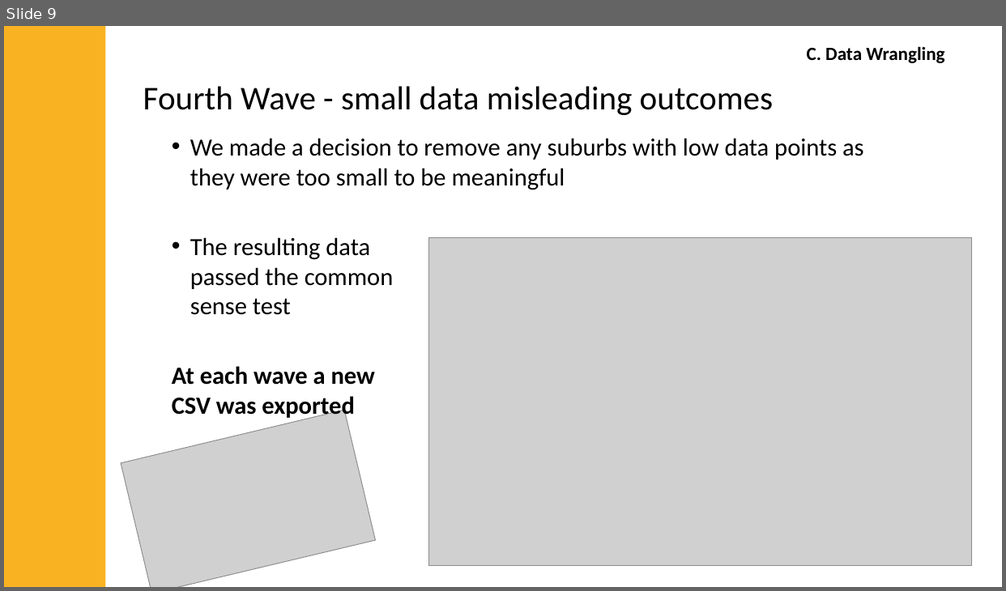
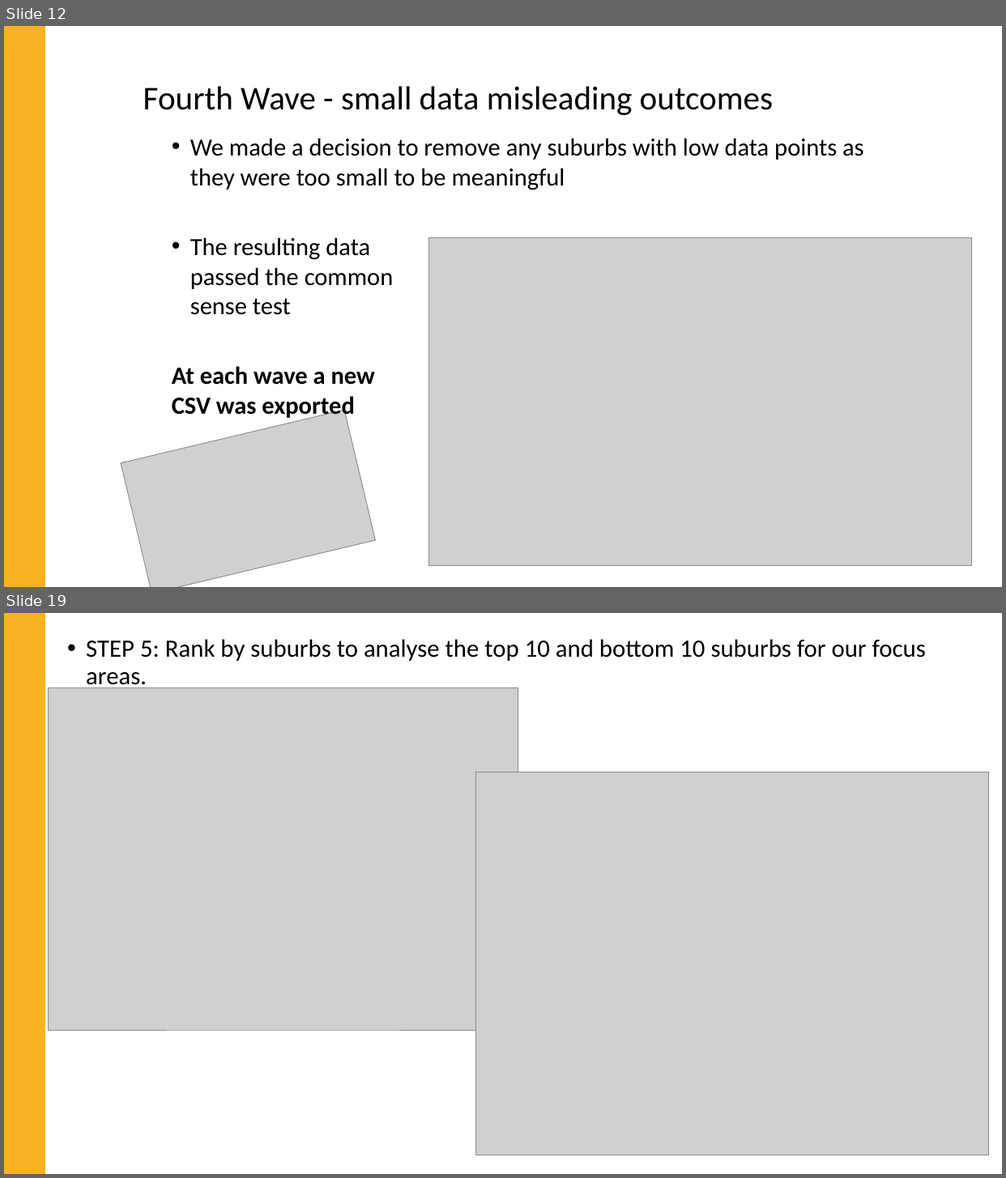
Before and after one commit to jMacProd/Project1, a slide deck: Presentation Slides/airbnbPresentationFinal.pptx. Shown one above the other, each under a label of ours: slide 9 before the commit, slides 12 and 19 after it; the slides between them are not shown. The pictures are 1006x591 and 1006x1178 pixels, drawn with LibreOffice and Linux fonts; fonts in the diff are those of the drawing; grey boxes stand for pictures. Boxes give left, top, right and bottom in pixels: in the first picture for what was removed or moved away, otherwise in the second. Text is boxed around its words. In the diff, an @@ line names an element or a change of style, - is before the commit and + after.

```diff
--- a/Presentation Slides/airbnbPresentationFinal.pptx
+++ b/Presentation Slides/airbnbPresentationFinal.pptx
@@ slide 19 added at <box>4,613,1002,1174</box>, background #FFFFFF @@
@@ rectangle added at <box>4,613,45,1174</box>, fill #F9B322 @@
@@ text added at <box>86,639,926,691</box>, 24 pt, text #000000 @@
+• STEP 5: Rank by suburbs to analyse the top 10 and bottom 10 suburbs for our focus areas.
@@ picture added at <box>49,688,518,1031</box> @@
@@ picture added at <box>475,772,989,1155</box> @@
@@ what was slide 9 is now slide 12 @@
@@ slide 12 changed as well @@
@@ rectangle: place and size @@
-rectangle at <box>4,26,106,587</box>
+rectangle at <box>4,26,45,587</box>
@@ text removed at <box>807,46,944,63</box> @@
-C. Data Wrangling
```
Also in this commit, not shown: 8 other slides changed, 16 other slides added, 4 other files.
